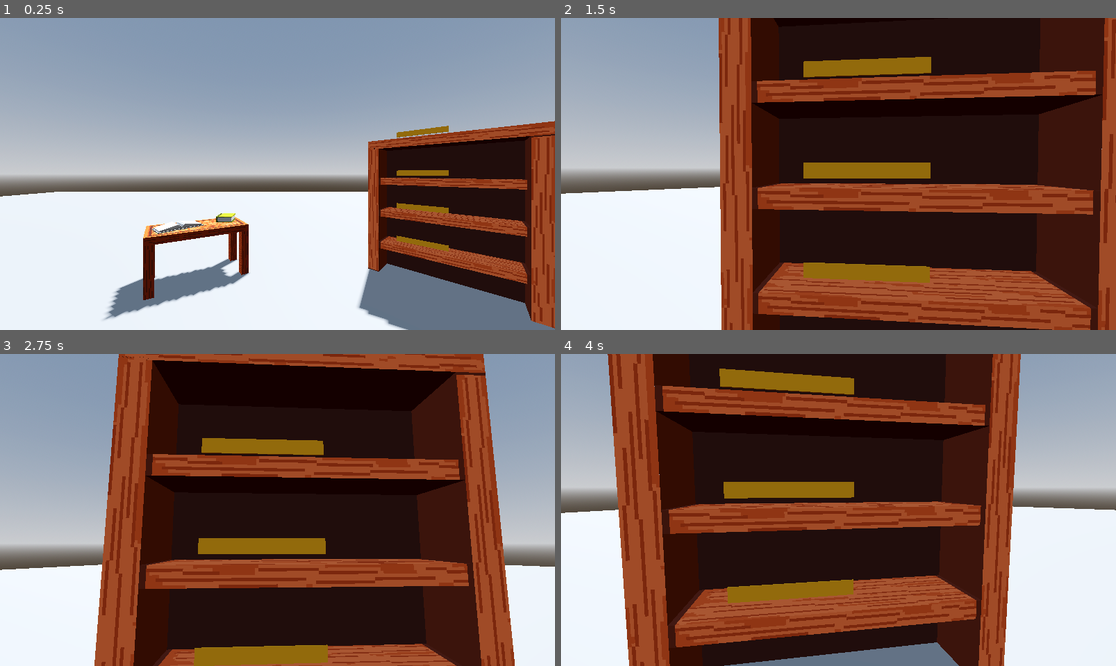
Above: before the commit, frames 1-4 (two rows, left to right).
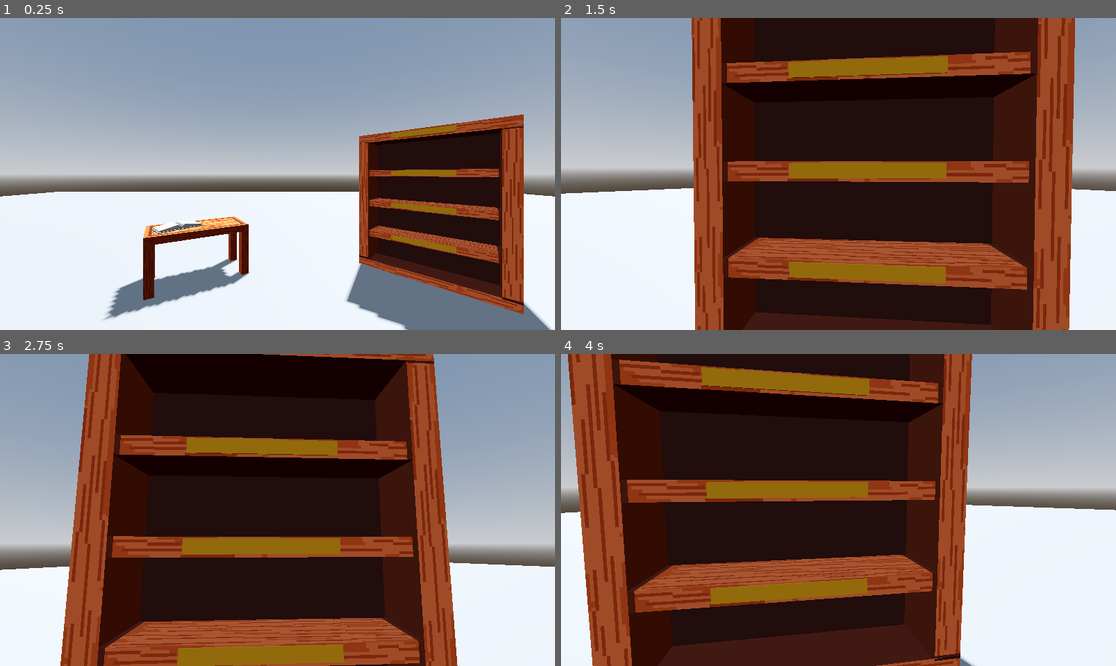
Above: after the commit, the same moments.

Repository: AJaxx86/make-anything-jam-26
Game: Godot game, scene res://world.tscn
Two runs of this game, one before a commit and one after it. Both use one fixed random seed, a clock stepped at 60 frames per second and the inputs below.
Inputs (mouse positions are in pixels of both pictures, inside the frame that each line leads up to):
- Up to frame 1 (0.25 s): no input
- Up to frame 2 (1.5 s): tap Enter at 0.5 s; move the mouse to (960, 158) at 0.52 s; press the mouse at (960, 158) at 0.53 s; move the mouse to (727, 189) at 1.27 s; release the mouse at (727, 189) at 1.28 s; click (727, 189) at 1.35 s
- Up to frame 3 (2.75 s): move the mouse to (333, 441) at 2.02 s; press the mouse at (333, 441) at 2.03 s; tap Backspace at 2.1 s
- Up to frame 4 (4 s): move the mouse to (810, 572) at 2.77 s; release the mouse at (810, 572) at 2.78 s; tap Enter at 2.85 s; click (810, 572) at 3.05 s; move the mouse to (1005, 556) at 3.52 s; press the mouse at (1005, 556) at 3.53 s

The runs differ from the first frame. In frame 1, 14% of the frame differs, in the area x 38-100%, y 30-100%; in frame 2, 50%; in frame 3, 47%; in frame 4, 54%, in the area x 1-83%, y 0-100%.

Commit message:
Add bookshelf interactions and dynamic book stack
- Generate shelf slots from row markers or automatic layout
- Place books with short click and return with long click
- Spawn book meshes from global state in BookStack
- Update fact data with sample sentences and false choices

Diff:
--- a/book_stack.gd
+++ b/book_stack.gd
@@ -1,5 +1,48 @@
 extends Node3D
 
-var book_dir: String = "res://books/"
-var book_mesh_file_path: String = "Book.obj"
-var book_colours: Dictionary[String, StandardMaterial3D] = {}
+@export var book_thickness: float = 0.12
+
+var _book_meshes: Array[MeshInstance3D] = []
+
+
+func _ready() -> void:
+	Global.added_to_stack.connect(_on_added_to_stack)
+	Global.removed_from_stack.connect(_on_removed_from_stack)
+
+	# Rebuild from existing global stack (e.g. after scene reload)
+	for fact in Global.get_book_stack():
+		_spawn_book_mesh(fact)
+	_reposition_books()
+
+
+func _on_added_to_stack(fact: Dictionary) -> void:
+	_spawn_book_mesh(fact)
+	_reposition_books()
+
+
+func _on_removed_from_stack(_fact: Dictionary) -> void:
+	if _book_meshes.is_empty():
+		return
+	var mesh: MeshInstance3D = _book_meshes.pop_back()
+	mesh.queue_free()
+	_reposition_books()
+
+
+func _spawn_book_mesh(fact: Dictionary) -> void:
+	var mesh := MeshInstance3D.new()
+	mesh.mesh = preload("res://books/Book.obj")
+	if fact.has("book_texture"):
+		mesh.material_override = fact["book_texture"]
+	mesh.scale = Vector3(0.3, 0.3, 0.3)
+	mesh.rotation_degrees = Vector3(
+		randf_range(-5.0, 5.0),
+		randf_range(-15.0, 15.0),
+		randf_range(-5.0, 5.0)
+	)
+	add_child(mesh)
+	_book_meshes.append(mesh)
+
+
+func _reposition_books() -> void:
+	for i in range(_book_meshes.size()):
+		_book_meshes[i].position.y = i * book_thickness
--- a/fact_builder.tscn
+++ b/fact_builder.tscn
@@ -1,9 +1,4 @@
 [gd_scene format=3 uid="uid://bgh6l2fm2tnvh"]
-
-[sub_resource type="LabelSettings" id="LabelSettings_x1631"]
-font_size = 40
-outline_size = 8
-outline_color = Color(0, 0, 0, 1)
 
 [node name="FactBuilder" type="Control" unique_id=1788143439]
 layout_mode = 3
@@ -13,11 +8,27 @@
 grow_horizontal = 2
 grow_vertical = 2
 
-[node name="Label" type="Label" parent="." unique_id=364557005]
-layout_mode = 0
-offset_left = 400.0
-offset_top = 245.0
-offset_right = 758.0
-offset_bottom = 300.0
-text = "BUILD FACTS HERE"
-label_settings = SubResource("LabelSettings_x1631")
+[node name="MarginContainer" type="MarginContainer" parent="." unique_id=1157002671]
+layout_mode = 1
+anchors_preset = 15
+anchor_right = 1.0
+anchor_bottom = 1.0
+grow_horizontal = 2
+grow_vertical = 2
+theme_override_constants/margin_left = 10
+theme_override_constants/margin_top = 10
+theme_override_constants/margin_right = 10
+theme_override_constants/margin_bottom = 10
+
+[node name="PanelContainer" type="PanelContainer" parent="MarginContainer" unique_id=552328430]
+layout_mode = 2
+
+[node name="MarginContainer" type="MarginContainer" parent="MarginContainer/PanelContainer" unique_id=1422965716]
+layout_mode = 2
+theme_override_constants/margin_left = 10
+theme_override_constants/margin_top = 10
+theme_override_constants/margin_right = 10
+theme_override_constants/margin_bottom = 10
+
+[node name="Panel" type="VBoxContainer" parent="MarginContainer/PanelContainer/MarginContainer" unique_id=715806786]
+layout_mode = 2
--- a/global.gd
+++ b/global.gd
@@ -3,13 +3,20 @@
 signal added_to_stack(fact_dict: Dictionary)
 signal removed_from_stack(fact_dict: Dictionary)
 
-# Order: Category -> Texture path and fact array -> split sentence/completed
 var _facts: Dictionary = {
 	"space": {
 		"book_texture": preload("res://books/materials/black.tres"),
 		"split_facts": [
 			{
-				"sentence": [],
+				"sentence": ["The International Space Station is", "the third brightest", "object in the sky"],
+				"false_words": ["the fifth brightest", "the third largest", "the heaviest"],
+				"description": "",
+				"completed": false
+			},
+			{
+				"sentence": ["On Mercury", "a day", "is twice as long as", "a year"],
+				"false_words": ["a month", "a decade"],
+				"description": "",
 				"completed": false
 			}
 		]
@@ -19,6 +26,8 @@
 		"split_facts": [
 			{
 				"sentence": [],
+				"false_words": [],
+				"description": "",
 				"completed": false
 			}
 		]
@@ -28,12 +37,14 @@
 		"split_facts": [
 			{
 				"sentence": [],
+				"false_words": [],
+				"description": "",
 				"completed": false
 			}
 		]
 	}
 }
-# Save the fact category when adding it to the book stack: [ {"category": "name", "fact": [split, fact], "book_texture": MaterialTexture3D} ]
+# Save the fact category when adding it to the book stack: [ {"category": "name", "fact": [split, fact] ]
 var _book_stack: Array[Dictionary] = []
 
 
@@ -80,7 +91,10 @@
 				print_debug("Fact was already completed: " + str(fact_dict["fact"]))
 				return false
 			fact["completed"] = true
-			add_to_book_stack(fact_dict)
+			var enriched := fact_dict.duplicate()
+			if not enriched.has("book_texture"):
+				enriched["book_texture"] = _facts[cat]["book_texture"]
+			add_to_book_stack(enriched)
 			print_debug("Marked fact as completed: " + str(fact_dict["fact"]))
 			return true
 
@@ -105,8 +119,14 @@
 		if entry["category"] == fact["category"] and entry["fact"] == fact["fact"]:
 			print_debug("Fact already in book stack, skipping: " + str(fact))
 			return
-	_book_stack.append(fact)
-	added_to_stack.emit(fact)
+	var enriched := fact.duplicate()
+	if not enriched.has("book_texture"):
+		for cat in _facts.keys():
+			if cat == enriched.get("category", ""):
+				enriched["book_texture"] = _facts[cat]["book_texture"]
+				break
+	_book_stack.append(enriched)
+	added_to_stack.emit(enriched)
 
 
 func remove_from_book_stack(fact: Dictionary) -> bool:
--- /dev/null
+++ b/interactables/book_slot.gd
@@ -0,0 +1,134 @@
+extends Area3D
+
+signal read_book(fact: Dictionary)
+
+@export var slot_width: float = 0.32
+@export var slot_height: float = 0.38
+@export var slot_depth: float = 0.05
+
+var _held_fact: Dictionary = {}
+var _click_time: float = 0.0
+var _click_down: bool = false
+
+@onready var _collision_shape: CollisionShape3D = $CollisionShape3D
+@onready var _book_mesh: MeshInstance3D = $BookMesh
+@onready var _hover_indicator: MeshInstance3D = $HoverIndicator
+
+
+func _ready() -> void:
+	# Build collision shape
+	var box := BoxShape3D.new()
+	box.size = Vector3(slot_width, slot_height, slot_depth)
+	_collision_shape.shape = box
+
+	# Build hover indicator using the real book mesh so it looks identical
+	var ghost_mesh := MeshInstance3D.new()
+	ghost_mesh.mesh = preload("res://books/Book.obj")
+	ghost_mesh.scale = Vector3(0.3, 0.3, 0.3)
+	var ghost_mat := StandardMaterial3D.new()
+	ghost_mat.albedo_color = Color(0.6, 0.9, 1.0, 0.3)
+	ghost_mat.transparency = BaseMaterial3D.TRANSPARENCY_ALPHA
+	_hover_indicator.mesh = ghost_mesh.mesh
+	_hover_indicator.scale = ghost_mesh.scale
+	_hover_indicator.material_override = ghost_mat
+	_hover_indicator.visible = false
+
+	mouse_entered.connect(func():
+		if input_ray_pickable and _held_fact.is_empty():
+			_hover_indicator.visible = true
+	)
+	mouse_exited.connect(func():
+		_hover_indicator.visible = false
+	)
+
+	# Input is handled by parent bookshelf_interactable, but we wire our own for click/hold
+	input_event.connect(_on_input_event)
+
+
+func _on_input_event(_camera: Node, event: InputEvent, _pos: Vector3, _normal: Vector3, _idx: int) -> void:
+	if event.is_action_pressed("interact"):
+		_click_down = true
+		_click_time = 0.0
+	elif event.is_action_released("interact"):
+		_click_down = false
+		if _click_time < 0.4:
+			# Short click
+			if _held_fact.is_empty():
+				_place_book()
+			else:
+				read_book.emit(_held_fact)
+		else:
+			# Long click / hold
+			if not _held_fact.is_empty():
+				_return_book()
+			else:
+				_hover_indicator.visible = false
+
+
+func _process(delta: float) -> void:
+	if _click_down:
+		_click_time += delta
+		if _click_time >= 0.4 and not _held_fact.is_empty():
+			# Visual feedback: pulse the ghost book while holding to return
+			if _hover_indicator.visible:
+				var pulse := 0.5 + 0.5 * sin(_click_time * 20.0)
+				(_hover_indicator.material_override as StandardMaterial3D).albedo_color.a = 0.3 + pulse * 0.3
+
+
+func _place_book() -> void:
+	var stack := Global.get_book_stack()
+	if stack.is_empty():
+		print_debug("No book placed: stack is empty.")
+		return
+
+	var top: Dictionary = stack.back()
+	if not Global.remove_from_book_stack(top):
+		print_debug("No book placed: could not remove from global stack.")
+		return
+
+	_held_fact = top.duplicate()
+	print_debug("Book placed: " + str(_held_fact))
+
+	# Build real book mesh
+	var real_mesh := MeshInstance3D.new()
+	real_mesh.mesh = preload("res://books/Book.obj")
+	if _held_fact.has("book_texture"):
+		real_mesh.material_override = _held_fact["book_texture"]
+	real_mesh.scale = Vector3(0.3, 0.3, 0.3)
+	real_mesh.rotation_degrees = Vector3(
+		randf_range(-5.0, 5.0),
+		randf_range(-15.0, 15.0),
+		randf_range(-5.0, 5.0)
+	)
+
+	# Clean old mesh if any
+	if _book_mesh.get_child_count() > 0:
+		for c in _book_mesh.get_children():
+			c.queue_free()
+
+	_book_mesh.add_child(real_mesh)
+	_book_mesh.visible = true
+	_hover_indicator.visible = false
+	print_debug("_place_book(): book mesh built and made visible")
+
+
+func _return_book() -> void:
+	if _held_fact.is_empty():
+		return
+
+	print_debug("Book returned to stack: " + str(_held_fact))
+	Global.add_to_book_stack(_held_fact)
+	_held_fact.clear()
+
+	for c in _book_mesh.get_children():
+		c.queue_free()
+	_book_mesh.visible = false
+
+	# Reset hover indicator alpha
+	var mat := _hover_indicator.material_override as StandardMaterial3D
+	if mat:
+		mat.albedo_color.a = 0.3
+
+
+func has_book() -> bool:
+	return not _held_fact.is_empty()
--- a/interactables/bookshelf.tscn
+++ b/interactables/bookshelf.tscn
@@ -1,45 +1,48 @@
 [gd_scene format=3 uid="uid://bpsfi1tskpjla"]
 
-[ext_resource type="Script" uid="uid://dy5p7js7mby1m" path="res://interactables/interactable.gd" id="1_bhfym"]
+[ext_resource type="Script" uid="uid://ckscqe11epn72" path="res://interactables/bookshelf_interactable.gd" id="1_bhfym"]
 [ext_resource type="FontFile" uid="uid://c5npascuojkq2" path="res://fonts/pixeloid-font/PixeloidSans-mLxMm.ttf" id="2_8veei"]
 [ext_resource type="Script" uid="uid://bvf3g55x8en7d" path="res://interactables/label_interactable.gd" id="3_abcde"]
 [ext_resource type="Texture2D" uid="uid://cpx43tvbyp0li" path="res://furniture/Bookcase.png" id="4_anqpn"]
 [ext_resource type="ArrayMesh" uid="uid://b73whsgjsxdv7" path="res://furniture/Bookcase.obj" id="5_1awdb"]
 
-[sub_resource type="BoxShape3D" id="BoxShape3D_gv5m4"]
-size = Vector3(2.4244533, 2.913208, 0.65387595)
-
 [sub_resource type="StandardMaterial3D" id="StandardMaterial3D_dwdv0"]
 albedo_texture = ExtResource("4_anqpn")
 texture_filter = 0
+
+[sub_resource type="BoxShape3D" id="BoxShape3D_gv5m4"]
+size = Vector3(2.4244533, 2.913208, 0.65387595)
 
 [sub_resource type="StandardMaterial3D" id="StandardMaterial3D_cyyaw"]
 albedo_color = Color(0.8949411, 0.6110295, 0, 1)
 
 [sub_resource type="BoxMesh" id="BoxMesh_c1t0j"]
 material = SubResource("StandardMaterial3D_cyyaw")
-size = Vector3(0.805, 0.1, 0.01)
+size = Vector3(1, 0.1, 0.01)
 
 [sub_resource type="BoxShape3D" id="BoxShape3D_dmqdl"]
-size = Vector3(0.805, 0.1, 0.01)
+size = Vector3(1, 0.1, 0.01)
 
 [node name="Bookshelf" type="Area3D" unique_id=51938480 node_paths=PackedStringArray("camera_marker") groups=["Interactable"]]
 transform = Transform3D(0.99999994, 0, 0, 0, 1, 0, 0, 0, 0.99999994, 0, 0, 0)
 script = ExtResource("1_bhfym")
+columns = 13
+marker_container = NodePath("Markers")
+slot_spacing = 0.15
 camera_marker = NodePath("Marker3D")
 camera_fov = 60.0
 
+[node name="Bookcase" type="MeshInstance3D" parent="." unique_id=1603502362]
+transform = Transform3D(0.29999977, 0, 0, 0, 0.3, 0, 0, 0, 0.29999977, -0.26240557, 0.16723841, -0.12887058)
+material_override = SubResource("StandardMaterial3D_dwdv0")
+mesh = ExtResource("5_1awdb")
+
 [node name="CollisionShape3D" type="CollisionShape3D" parent="." unique_id=914914570]
-transform = Transform3D(0.9999868, 0, 0, 0, 1, 0, 0, 0, 0.9999868, 1.1975266, 1.456604, 0.32392973)
+transform = Transform3D(1, 0, 0, 0, 1, 0, 0, 0, 1, 1.1975266, 1.456604, 0.32392973)
 shape = SubResource("BoxShape3D_gv5m4")
 
 [node name="Marker3D" type="Marker3D" parent="." unique_id=483619954]
 transform = Transform3D(0.99999946, 0, 0, 0, 1, 0, 0, 0, 0.99999946, 1.1605879, 1.4268295, 2.4174433)
-
-[node name="Bookcase" type="MeshInstance3D" parent="." unique_id=1603502362]
-transform = Transform3D(0.29999998, 0, 0, 0, 0.3, 0, 0, 0, 0.29999998, 0, 0, 0)
-material_override = SubResource("StandardMaterial3D_dwdv0")
-mesh = ExtResource("5_1awdb")
 
 [node name="Labels" type="Node3D" parent="." unique_id=1100338032]
 transform = Transform3D(0.9999995, 0, 0, 0, 1, 0, 0, 0, 0.9999995, 1.1694793, 1, 0.39069784)
@@ -131,3 +134,18 @@
 font = ExtResource("2_8veei")
 font_size = 18
 outline_size = 4
+
+[node name="Markers" type="Node3D" parent="." unique_id=913002213]
+transform = Transform3D(0.9999996, 0, 0, 0, 1, 0, 0, 0, 0.9999996, 0.37504742, 2.3096857, 0.43725467)
+
+[node name="ShelfSlot" type="Marker3D" parent="Markers" unique_id=460595579]
+transform = Transform3D(0.9999997, 0, 0, 0, 1, 0, 0, 0, 0.9999997, -0.046660632, -0.17754984, 0.068789065)
+
+[node name="ShelfSlot2" type="Marker3D" parent="Markers" unique_id=1755731521]
+transform = Transform3D(0.9999997, 0, 0, 0, 1, 0, 0, 0, 0.9999997, -0.046660632, -0.83231175, 0.068789065)
+
+[node name="ShelfSlot3" type="Marker3D" parent="Markers" unique_id=1489348370]
+transform = Transform3D(0.9999997, 0, 0, 0, 1, 0, 0, 0, 0.9999997, -0.046660632, -1.4893413, 0.068789065)
+
+[node name="ShelfSlot4" type="Marker3D" parent="Markers" unique_id=136545845]
+transform = Transform3D(0.9999997, 0, 0, 0, 1, 0, 0, 0, 0.9999997, -0.046660632, -2.157302, 0.068789065)
--- /dev/null
+++ b/interactables/bookshelf_interactable.gd
@@ -0,0 +1,146 @@
+class_name BookshelfInteractable
+extends Interactable
+
+@export var columns: int = 6
+@export var book_mesh: Mesh = preload("res://books/Book.obj")
+
+@export_group("Marker Mode")
+## NodePath to a container of Marker3D nodes. Each marker defines the START
+## (left-most slot) of a shelf row. The remaining slots are generated
+## automatically to the right of the marker.
+@export var marker_container: NodePath = ^""
+## Horizontal spacing between slots in a row. Defaults to scaled book width.
+@export var slot_spacing: float = 0.3375
+
+const _BOOK_OBJ_BOUNDS := Vector3(0.3375, 0.13125, 0.375)
+
+var _slots: Array[Area3D] = []
+var _labels_node: Node3D
+
+@onready var _slots_container := Node3D.new()
+
+
+func _ready() -> void:
+	super._ready()
+
+	_labels_node = get_node_or_null("Labels")
+
+	_slots_container.name = "Slots"
+	add_child(_slots_container)
+
+	if not marker_container.is_empty() and has_node(marker_container):
+		_generate_slots_from_row_markers()
+	else:
+		_generate_slots_auto()
+
+	_update_pickable_state()
+
+
+func _process(_delta: float) -> void:
+	_update_pickable_state()
+
+
+func _update_pickable_state() -> void:
+	var player_camera := get_viewport().get_camera_3d() as PlayerCam
+	var current := player_camera.get_current_interactable() if player_camera != null else null
+	var is_shelf_active := (current == self)
+
+	input_ray_pickable = not is_shelf_active
+
+	if _labels_node != null:
+		for child in _labels_node.get_children():
+			if child is Area3D:
+				child.input_ray_pickable = is_shelf_active
+
+	for slot in _slots:
+		slot.input_ray_pickable = is_shelf_active
+
+
+func _generate_slots_from_row_markers() -> void:
+	var container := get_node(marker_container)
+	var row_idx := 0
+	for child in container.get_children():
+		if not (child is Marker3D):
+			continue
+
+		var start_pos: Vector3 = child.global_position
+		var right: Vector3 = global_transform.basis.x.normalized()
+		for col in range(columns):
+			var pos := start_pos + right * (col * slot_spacing)
+			var slot := _create_slot(
+				pos,
+				_BOOK_OBJ_BOUNDS.x,
+				_BOOK_OBJ_BOUNDS.y,
+				_BOOK_OBJ_BOUNDS.z,
+				"BookSlot_%d_%d" % [row_idx, col]
+			)
+			slot.rotation_degrees = Vector3(-90, 0, 90)
+			_slots_container.add_child(slot)
+			_slots.append(slot)
+			slot.read_book.connect(_on_read_book)
+
+		row_idx += 1
+
+
+func _generate_slots_auto() -> void:
+	var shelf_y_positions := [2.827, 2.064, 1.410, 0.755]
+	var shelf_left: float = 0.1
+	var shelf_right: float = 2.3
+	var available_width: float = shelf_right - shelf_left
+	var spacing: float = available_width / maxi(columns, 1)
+
+	for row in range(shelf_y_positions.size()):
+		var y: float = shelf_y_positions[row]
+		for col in range(columns):
+			var x := shelf_left + col * spacing + spacing * 0.5
+			var z := 0.55
+
+			var slot := _create_slot(
+				Vector3(x, y, z),
+				_BOOK_OBJ_BOUNDS.x,
+				_BOOK_OBJ_BOUNDS.y,
+				_BOOK_OBJ_BOUNDS.z,
+				"BookSlot_%d_%d" % [row, col]
+			)
+			_slots_container.add_child(slot)
+			_slots.append(slot)
+			slot.read_book.connect(_on_read_book)
+
+
+func _create_slot(
+	pos: Vector3,
+	width: float,
+	height: float,
+	depth: float,
+	name_str: String
+) -> Area3D:
+	var slot := Area3D.new()
+	slot.name = name_str
+	slot.position = to_local(pos)
+	slot.script = preload("res://interactables/book_slot.gd")
+	slot.slot_width = width
+	slot.slot_height = height
+	slot.slot_depth = depth
+
+	var col_shape := CollisionShape3D.new()
+	col_shape.name = "CollisionShape3D"
+	slot.add_child(col_shape)
+
+	var book_mesh_node := MeshInstance3D.new()
+	book_mesh_node.name = "BookMesh"
+	book_mesh_node.visible = false
+	book_mesh_node.scale = Vector3(0.3, 0.3, 0.3)
+	if book_mesh != null:
+		book_mesh_node.mesh = book_mesh
+	slot.add_child(book_mesh_node)
+
+	var hover_node := MeshInstance3D.new()
+	hover_node.name = "HoverIndicator"
+	hover_node.visible = false
+	slot.add_child(hover_node)
+
+	return slot
+
+
+func _on_read_book(fact: Dictionary) -> void:
+	print_debug("Read book: " + str(fact.get("fact", [])))
--- a/interactables/label_interactable.gd
+++ b/interactables/label_interactable.gd
@@ -2,7 +2,7 @@
 
 @onready var label_3d: Label3D = $Label3D
 
-@export var max_length: int = 13
+@export var max_length: int = 16
 
 var is_editing: bool = false
 var _original_text: String = ""
--- a/interactables/table.tscn
+++ b/interactables/table.tscn
@@ -88,8 +88,3 @@
 [node name="BookStack" type="Node3D" parent="." unique_id=1531723213]
 transform = Transform3D(0.8660254, 0, -0.5, 0, 1, 0, 0.5, 0, 0.8660254, 1.5237364, 1.0468014, -0.75192237)
 script = ExtResource("2_yhnjf")
-
-[node name="Book" type="MeshInstance3D" parent="BookStack" unique_id=1400224146]
-transform = Transform3D(0.3, 0, 0, 0, 0.3, 0, 0, 0, 0.3, 0, 0, 0)
-material_override = ExtResource("7_gn131")
-mesh = SubResource("ArrayMesh_yhnjf")
--- a/player_cam.gd
+++ b/player_cam.gd
@@ -71,10 +71,10 @@
 	if paused or _open_ui != null:
 		return
 
-	var current := get_current_interactable()
-	if current is LabelInteractable and current.is_editing:
+	var current_interactable := get_current_interactable()
+	if current_interactable is LabelInteractable and current_interactable.is_editing:
 		if event is InputEventKey:
-			current.handle_text_input(event)
+			current_interactable.handle_text_input(event)
 			get_viewport().set_input_as_handled()
 
 
@@ -88,9 +88,9 @@
 
 
 func set_camera_view(caller: Interactable, camera_marker: Marker3D = null, camera_fov: float = 75.0, open_ui: Control = null) -> void:
-	var current := get_current_interactable()
-	if current is LabelInteractable:
-		current.stop_editing(false)
+	var current_interactable := get_current_interactable()
+	if current_interactable is LabelInteractable:
+		current_interactable.stop_editing(false)
 
 	var state_position: Vector3 = _target_global_position
 	var state_basis: Basis = _target_center_basis
@@ -158,9 +158,9 @@
 		close_pause_menu()
 		return
 
-	var current := get_current_interactable()
-	if current is LabelInteractable and current.is_editing:
-		current.stop_editing(false)
+	var current_interactable := get_current_interactable()
+	if current_interactable is LabelInteractable and current_interactable.is_editing:
+		current_interactable.stop_editing(false)
 		go_back_camera_state()
 		return
 
@@ -269,9 +269,9 @@
 	if _position_history.size() <= 1:
 		return
 
-	var current := get_current_interactable()
-	if current is LabelInteractable:
-		current.stop_editing(false)
+	var current_interactable := get_current_interactable()
+	if current_interactable is LabelInteractable:
+		current_interactable.stop_editing(false)
 
 	_position_history.pop_back()
 	apply_camera_state(_position_history[_position_history.size() - 1])
Not shown, added: interactables/book_slot.gd.uid
Not shown, added: interactables/bookshelf_interactable.gd.uid
